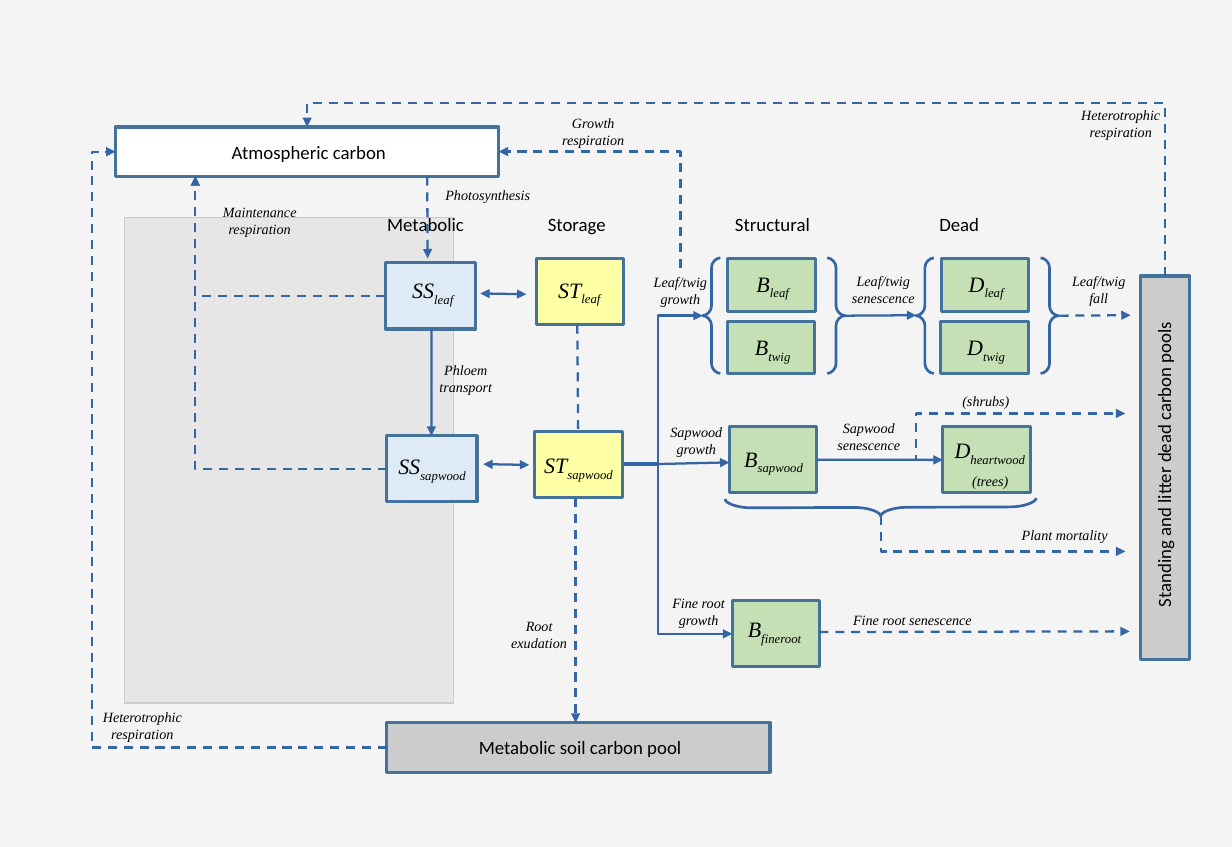
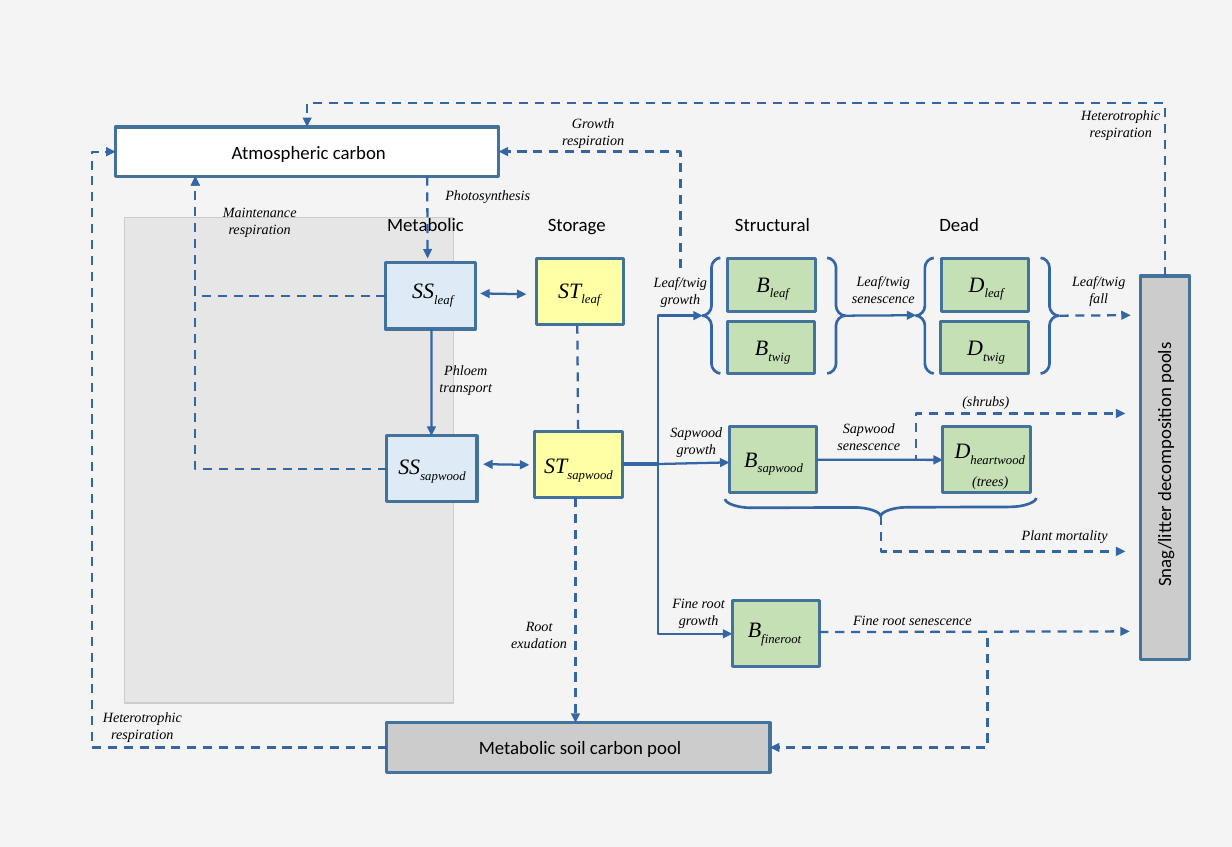
Before and after one commit to emf-creaf/medfatebook, a slide deck: slide 12 of figures/Diagrams.odp. Drawn at 1232x847 pixels with LibreOffice and Linux fonts; fonts in the diff are those of the drawing; grey boxes stand for pictures. Boxes give left, top, right and bottom in pixels: in the first picture for what was removed or moved away, otherwise in the second. Text is boxed around its words. In the diff, an @@ line names an element or a change of style, - is before the commit and + after.

```diff
--- a/figures/Diagrams.odp
+++ b/figures/Diagrams.odp
@@ text at [1153, 346, 1176, 585]: text changed @@
-Standing and litter dead carbon pools
+Snag/litter decomposition pools
@@ elbow arrow added from (819, 631) to (770, 748), #3465A4 1.45 pt dashed @@
```
Also in this commit, not shown: 2 other slides changed, 47 other files.
